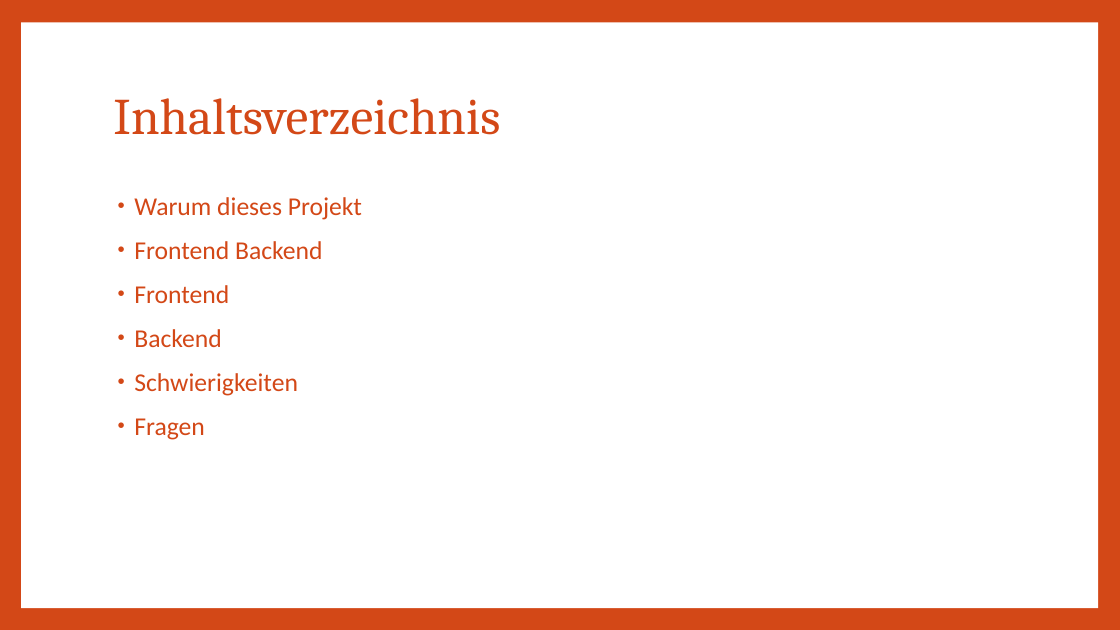
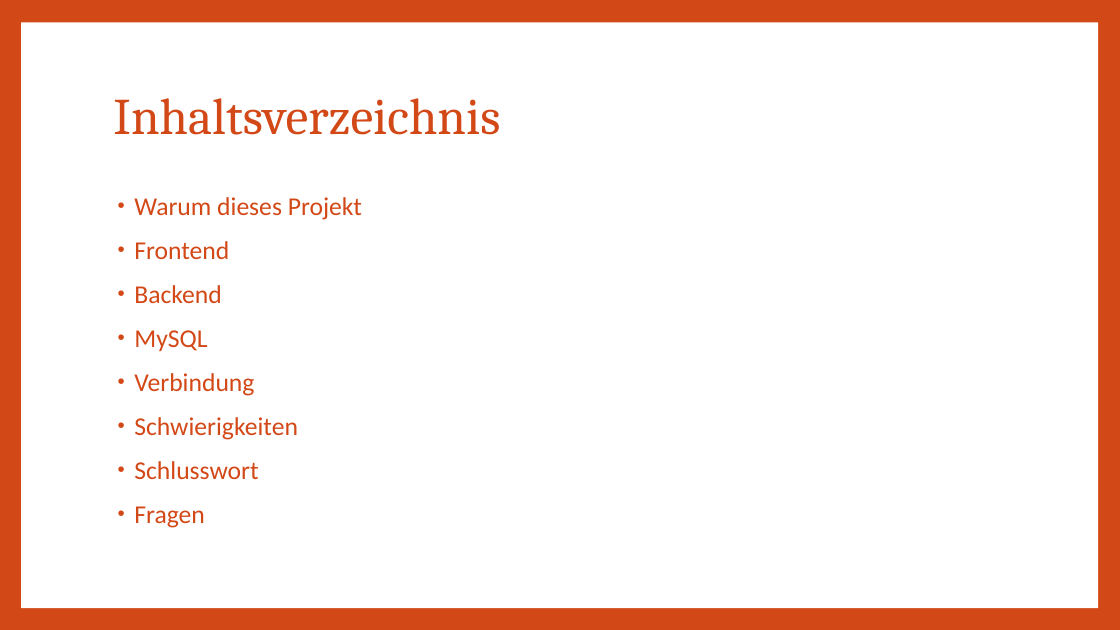
Before and after one commit to Lio396/AbgabeDossierProjekt, a slide deck: slide 2 of 04_Präsentation/VueJS_Laravel_website.pptx. Drawn at 1120x630 pixels with LibreOffice and Linux fonts; fonts in the diff are those of the drawing. Boxes give left, top, right and bottom in pixels: in the first picture for what was removed or moved away, otherwise in the second. Text is boxed around its words. In the diff, an @@ line names an element or a change of style, - is before the commit and + after.

```diff
--- a/04_Präsentation/VueJS_Laravel_website.pptx
+++ b/04_Präsentation/VueJS_Laravel_website.pptx
@@ text at <box>134,241,323,259</box>: paragraph removed @@
-• Frontend Backend
@@ text at <box>134,330,254,396</box>: paragraphs added @@
+• MySQL
+• Verbindung
@@ text at <box>134,461,258,479</box>: paragraph added @@
+• Schlusswort
```
Also in this commit, not shown: 7 other slides changed, 5 slides added, 2 slides removed, 4 other files.
